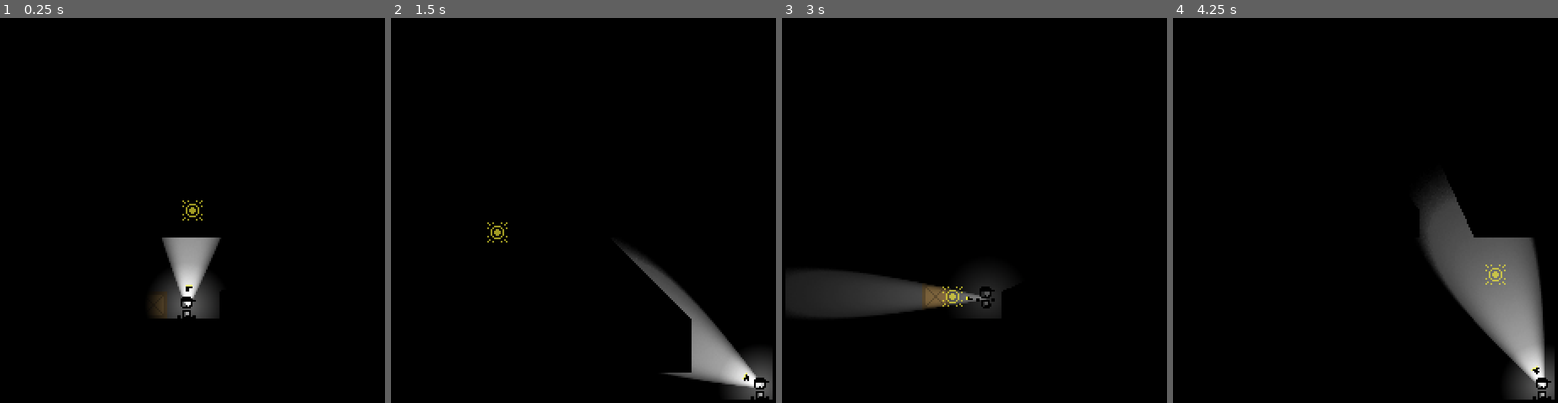
Above: before the commit, frames 1-4 (left to right).
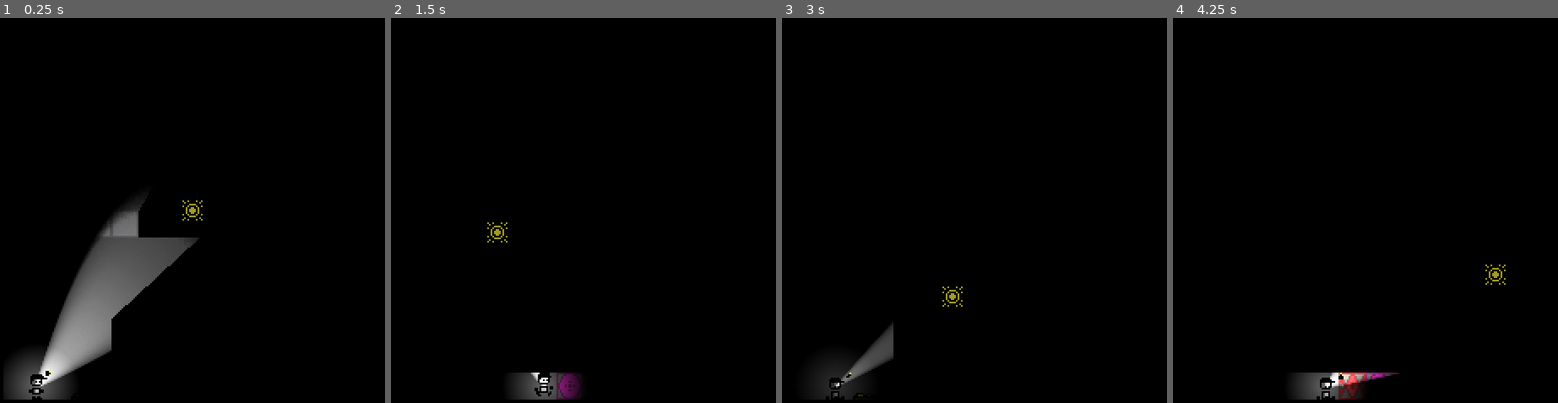
Above: after the commit, the same moments.

Repository: DylanPerry2098/ScreenTear
Game: Godot game, scene res://scenes/levels/test_room.tscn
Two runs of this game, one before a commit and one after it. Both use one fixed random seed, a clock stepped at 60 frames per second and the inputs below.
Inputs (mouse positions are in pixels of both pictures, inside the frame that each line leads up to):
- Up to frame 1 (0.25 s): no input
- Up to frame 2 (1.5 s): move the mouse to (679, 187) at 0.52 s; hold D (move_right) from 0.53 s (still down); tap Space (jump) at 0.6, 0.77, 1.07 s; move the mouse to (498, 233) at 1.27 s; tap E (interact) at 1.35 s
- Up to frame 3 (3 s): tap Space (jump) at 1.52, 1.55, 1.82, 2.3, 2.85 s; move the mouse to (1016, 114) at 2.02 s; release D (move_right) at 2.03 s; hold A (move_left) 2.03-2.78 s; tap F (turn_off_flashlight) at 2.1 s; tap Enter at 2.75 s; move the mouse to (951, 295) at 2.77 s; hold D (move_right) from 2.78 s (still down)
- Up to frame 4 (4.25 s): keep holding D (move_right); tap Space (jump) at 3.02, 3.32, 3.77, 3.8, 4.07 s; move the mouse to (1496, 275) at 3.52 s; tap E (interact) at 3.6 s

The runs differ from the first frame. In frame 1, 11% of the frame differs, in the area x 1-58%, y 47-100%; in frame 2, 4.7%; in frame 3, 6.4%; in frame 4, 10%.

Commit message:
More Audio

Diff:
--- a/scenes/characters/player.tscn
+++ b/scenes/characters/player.tscn
@@ -12,6 +12,8 @@
 [ext_resource type="PackedScene" uid="uid://be2f24h77roh3" path="res://scenes/gizmos/flashlight.tscn" id="10_7vyk4"]
 [ext_resource type="Texture2D" uid="uid://drp0dedttahbe" path="res://assets/light_point.webp" id="11_2l4js"]
 [ext_resource type="AudioStream" uid="uid://dfnv55tnebrdd" path="res://Audio/SFX/jump_sfx.mp3" id="12_jk2m4"]
+[ext_resource type="AudioStream" uid="uid://b2d01g5667iyx" path="res://Audio/SFX/flashlighton_sfx.mp3" id="13_xhtjm"]
+[ext_resource type="AudioStream" uid="uid://brofchjtd4mrk" path="res://Audio/SFX/flashlightoff_sfx.mp3" id="14_k4v7y"]
 
 [sub_resource type="Animation" id="Animation_2l4js"]
 length = 0.001
@@ -153,7 +155,7 @@
 [sub_resource type="CircleShape2D" id="CircleShape2D_xhtjm"]
 radius = 7.0
 
-[node name="Player" type="CharacterBody2D" unique_id=366328777 node_paths=PackedStringArray("animation_player", "state_machine", "state_idle", "state_run", "state_jump", "state_fall", "state_land")]
+[node name="Player" type="CharacterBody2D" unique_id=366328777 node_paths=PackedStringArray("animation_player", "state_machine", "state_idle", "state_run", "state_jump", "state_fall", "state_land", "flashlighton_sfx", "flashlightoff_sfx")]
 collision_layer = 3
 collision_mask = 65
 script = ExtResource("1_b26j0")
@@ -167,6 +169,8 @@
 state_jump = NodePath("StateMachine/JumpState")
 state_fall = NodePath("StateMachine/FallState")
 state_land = NodePath("StateMachine/LandState")
+flashlighton_sfx = NodePath("FlashlightonSfx")
+flashlightoff_sfx = NodePath("FlashlightoffSfx")
 
 [node name="Sprite2D" type="Sprite2D" parent="." unique_id=343403495]
 unique_name_in_owner = true
@@ -235,3 +239,9 @@
 
 [node name="jumpsfx" type="AudioStreamPlayer" parent="." unique_id=475409433]
 stream = ExtResource("12_jk2m4")
+
+[node name="FlashlightonSfx" type="AudioStreamPlayer" parent="." unique_id=934395325]
+stream = ExtResource("13_xhtjm")
+
+[node name="FlashlightoffSfx" type="AudioStreamPlayer" parent="." unique_id=1387886642]
+stream = ExtResource("14_k4v7y")
--- a/scenes/gizmos/pressure_plate.tscn
+++ b/scenes/gizmos/pressure_plate.tscn
@@ -1,18 +1,23 @@
 [gd_scene format=3 uid="uid://cjowb85tb4dkv"]
 
 [ext_resource type="Script" uid="uid://d055aiaxjio7l" path="res://scripts/objects/pressure_plate.gd" id="1_jqx86"]
+[ext_resource type="AudioStream" uid="uid://bgtymqdm62xo4" path="res://Audio/SFX/buttonpush_sfx.mp3" id="2_0g30i"]
 [ext_resource type="Texture2D" uid="uid://l7r2so1x0s58" path="res://assets/plate_unpressed.png" id="2_qmick"]
 
 [sub_resource type="RectangleShape2D" id="RectangleShape2D_g4v7s"]
 size = Vector2(14, 2.75)
 
-[node name="PressurePlate" type="StaticBody2D" unique_id=18738573]
+[node name="PressurePlate" type="StaticBody2D" unique_id=18738573 node_paths=PackedStringArray("buttonpush_sfx")]
 script = ExtResource("1_jqx86")
+buttonpush_sfx = NodePath("ButtonpushSfx")
 
 [node name="Sprite2D" type="Sprite2D" parent="." unique_id=1121584185]
 position = Vector2(7, -4)
 scale = Vector2(0.2265625, 0.2265625)
 texture = ExtResource("2_qmick")
+
+[node name="ButtonpushSfx" type="AudioStreamPlayer" parent="." unique_id=117622658]
+stream = ExtResource("2_0g30i")
 
 [node name="Area2D" type="Area2D" parent="." unique_id=2003402786]
 collision_layer = 16
--- a/scenes/levels/test_room.tscn
+++ b/scenes/levels/test_room.tscn
@@ -7,6 +7,7 @@
 [ext_resource type="PackedScene" uid="uid://d0o1gvwqwdbmv" path="res://scenes/characters/stalker.tscn" id="7_sa601"]
 [ext_resource type="PackedScene" uid="uid://dwylrlxy7xcpm" path="res://scenes/gizmos/box.tscn" id="8_ff50h"]
 [ext_resource type="Script" uid="uid://dpgbf5745cfw5" path="res://scripts/objects/tile_manager.gd" id="8_x4gfd"]
+[ext_resource type="PackedScene" uid="uid://cjowb85tb4dkv" path="res://scenes/gizmos/pressure_plate.tscn" id="9_s3biy"]
 [ext_resource type="PackedScene" uid="uid://bxv1ksdqyurbf" path="res://scenes/sound/audio_stream_player_bg_music.tscn" id="11_x4gfd"]
 
 [node name="TestRoom" type="Node2D" unique_id=2089002660]
@@ -19,7 +20,7 @@
 script = ExtResource("8_x4gfd")
 
 [node name="Player" parent="." unique_id=366328777 instance=ExtResource("3_gyqsl")]
-position = Vector2(125, 177)
+position = Vector2(36, 231)
 
 [node name="AudioStreamPlayer_BGMusic" parent="." unique_id=1090977874 instance=ExtResource("11_x4gfd")]
 
@@ -30,3 +31,6 @@
 
 [node name="Box" parent="." unique_id=1527440110 instance=ExtResource("8_ff50h")]
 position = Vector2(105, 175)
+
+[node name="PressurePlate" parent="." unique_id=18738573 instance=ExtResource("9_s3biy")]
+position = Vector2(56, 241)
--- a/scripts/objects/pressure_plate.gd
+++ b/scripts/objects/pressure_plate.gd
@@ -6,6 +6,8 @@
 
 @export var connected_obj: ToggleableObject
 
+@export var buttonpush_sfx: AudioStreamPlayer
+
 const TEXTURE_UNPRESSED = preload("res://assets/plate_unpressed.png")
 const TEXTURE_PRESSED = preload("res://assets/plate_pressed.png")
 
@@ -13,16 +15,20 @@
 	_update_pressed(false)
 
 # Called every frame. 'delta' is the elapsed time since the previous frame.
+@warning_ignore("unused_parameter")
 func _process(delta: float) -> void:
 	pass
 
 func _update_pressed(pressed: bool) -> void:
 	plate_pressed = pressed
 	sprite_2d.texture = TEXTURE_PRESSED if plate_pressed else TEXTURE_UNPRESSED
+	buttonpush_sfx.play()
 
+@warning_ignore("unused_parameter")
 func _on_body_entered(body: Node2D) -> void:
 	_update_state(true)
 
+@warning_ignore("unused_parameter")
 func _on_body_exited(body: Node2D) -> void:
 	_update_state(false)
 
--- a/scripts/player/player.gd
+++ b/scripts/player/player.gd
@@ -17,6 +17,9 @@
 @export var state_jump: State
 @export var state_fall: State
 @export var state_land: State
+
+@export var flashlighton_sfx: AudioStreamPlayer
+@export var flashlightoff_sfx: AudioStreamPlayer
 
 static var player_instance: Player
 
@@ -94,6 +97,7 @@
 	var flashlight_tween = create_tween()
 	var light_emit_tween = create_tween()
 	var flashlight_width_tween = create_tween()
+	flashlighton_sfx.play()
 
 	%Flashlight.get_child(0).energy = 0.0
 	%Illumination.energy = 0.0
@@ -106,6 +110,7 @@
 
 func flashlight_off():
 	_flashlight_turned_off = true
+	flashlightoff_sfx.play()
 	var flashlight_tween = create_tween()
 	var light_emit_tween = create_tween()
 	var flashlight_width_tween = create_tween()
Not shown, added: Audio/SFX/buttonpush_sfx.mp3.import
Not shown, added: Audio/SFX/flashlightoff_sfx.mp3.import
Not shown, added: Audio/SFX/flashlighton_sfx.mp3.import
Not shown, added: Audio/SFX/buttonpush_sfx.mp3
Not shown, added: Audio/SFX/flashlightoff_sfx.mp3
Not shown, added: Audio/SFX/flashlighton_sfx.mp3
